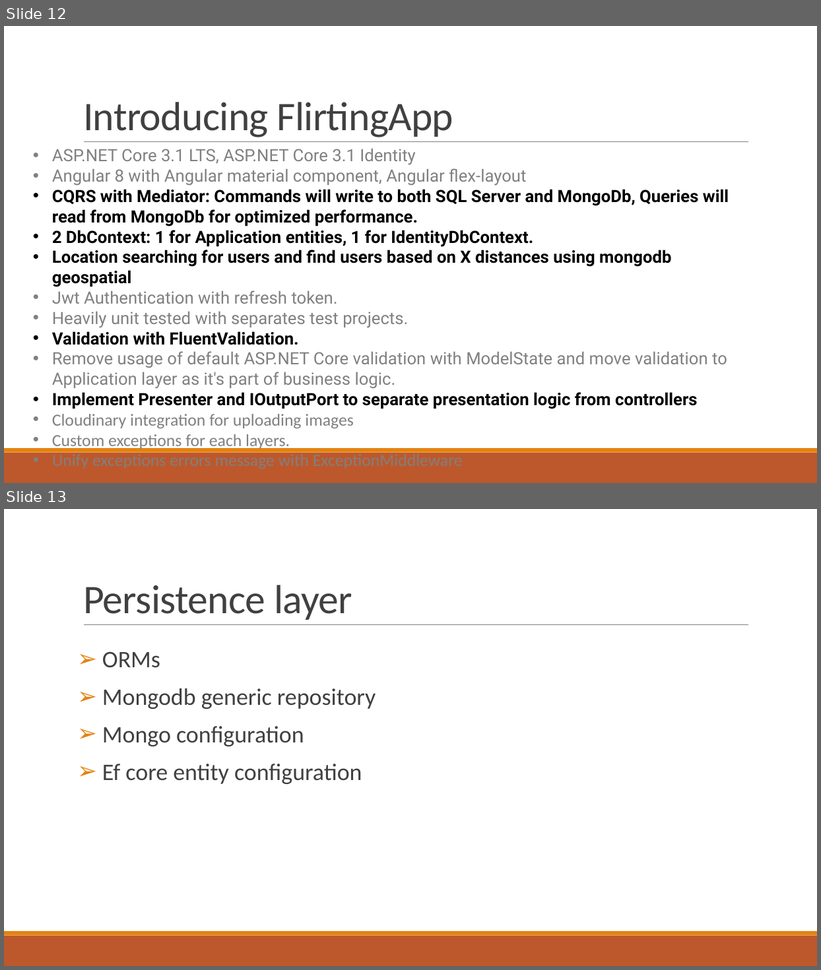
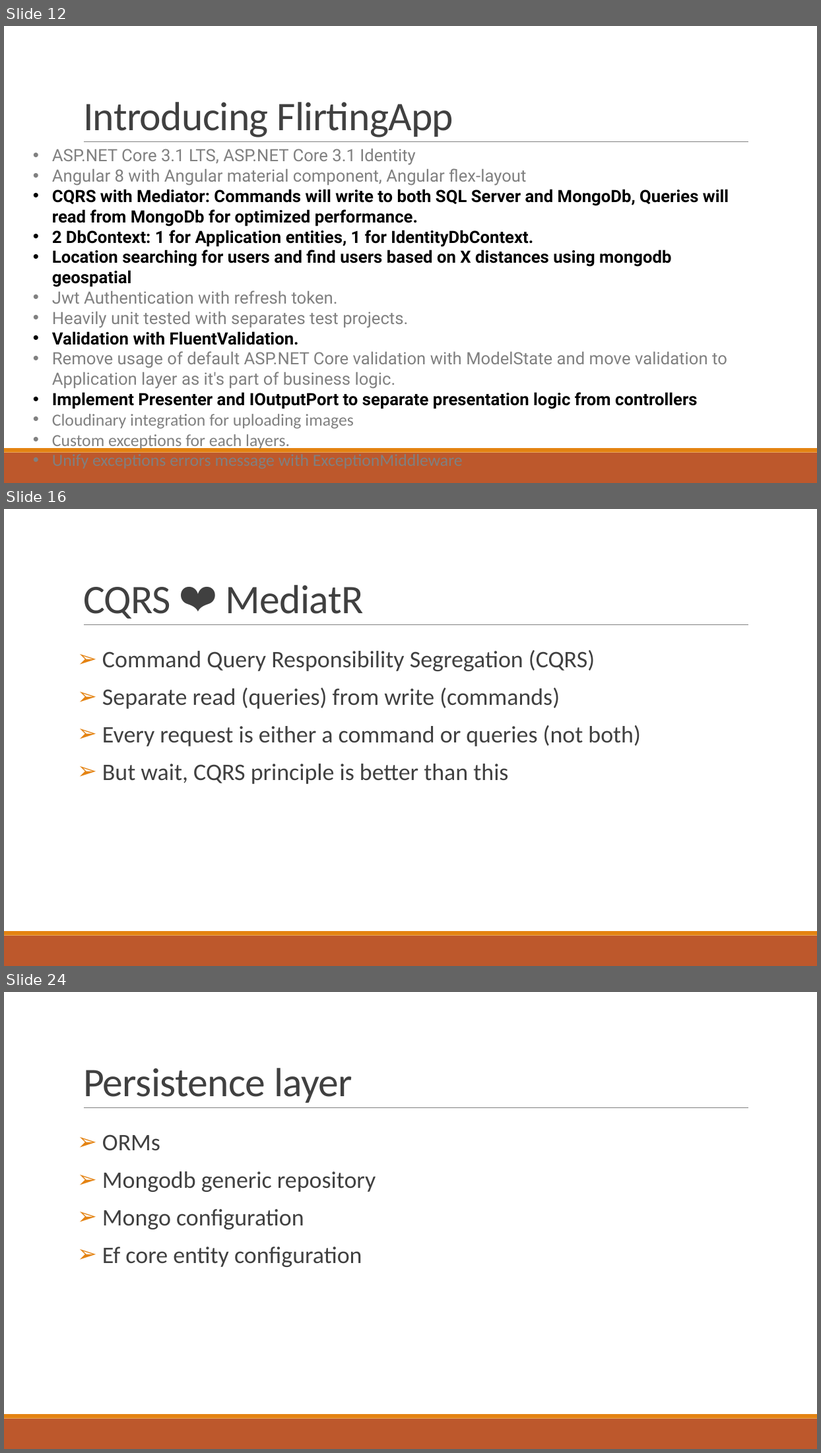
Before and after one commit to nguyentanphu/FlirtingApp, a slide deck: Introduction_to_clean_architecture.pptx. Shown one above the other, each under a label of ours: slides 12 and 13 before the commit, slides 12, 16 and 24 after it; the slides between them are not shown. The pictures are 821x970 and 821x1453 pixels, drawn with LibreOffice and Linux fonts; fonts in the diff are those of the drawing. Boxes give left, top, right and bottom in pixels: in the first picture for what was removed or moved away, otherwise in the second. Text is boxed around its words. In the diff, an @@ line names an element or a change of style, - is before the commit and + after.

```diff
--- a/Introduction_to_clean_architecture.pptx
+++ b/Introduction_to_clean_architecture.pptx
@@ slide 16 added at [4, 509, 817, 966], background #FFFFFF; not listed: 3 template elements that a slide beside it also shows @@
@@ title added at [83, 585, 364, 619], 48 pt, text #404040 @@
+CQRS ❤ MediatR
@@ text added at [102, 650, 641, 784], 28 pt, text #404040 @@
+➢ Command Query Responsibility Segregation (CQRS)
+➢ Separate read (queries) from write (commands)
+➢ Every request is either a command or queries (not both)
+➢ But wait, CQRS principle is better than this
@@ what was slide 13 is now slide 24 @@
```
Also in this commit, not shown: 3 slides changed, 10 other slides added, 4 other files.
